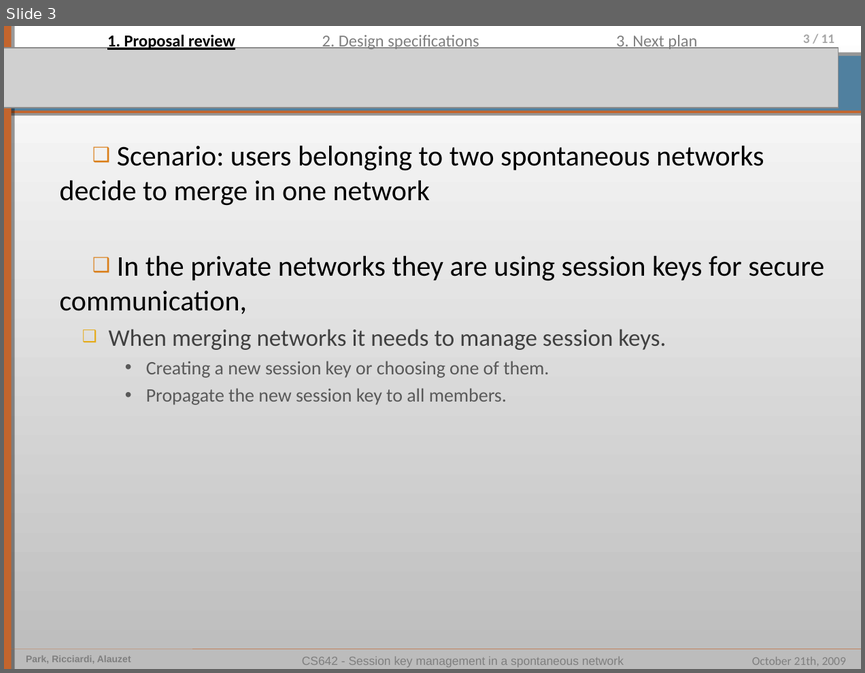
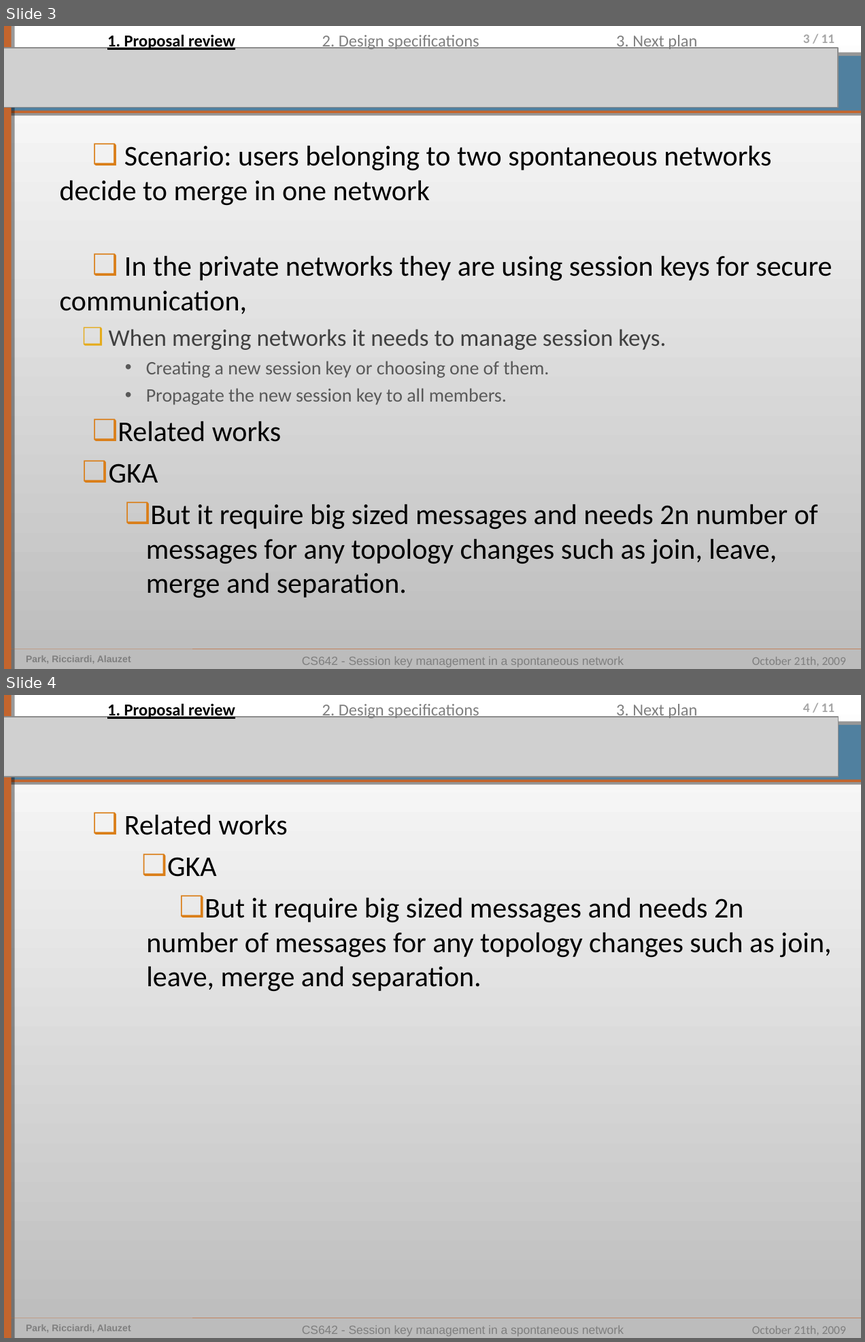
Before and after one commit to pierrealauzet/skemasnet, a slide deck: 2_design/CS642_Skemasnet_design_addendum.ppt. Shown one above the other, each under a label of ours: slide 3 before the commit, slides 3 and 4 after it. The pictures are 865x673 and 865x1342 pixels, drawn with LibreOffice and Linux fonts; fonts in the diff are those of the drawing; grey boxes stand for pictures. Boxes give left, top, right and bottom in pixels: in the first picture for what was removed or moved away, otherwise in the second. Text is boxed around its words. In the diff, an @@ line names an element or a change of style, - is before the commit and + after.

```diff
--- a/2_design/CS642_Skemasnet_design_addendum.ppt
+++ b/2_design/CS642_Skemasnet_design_addendum.ppt
@@ slide 4 added at bbox=[4, 695, 861, 1338], background gradient #BCBCBC to #FFFFFF; not listed: 9 template elements that a slide beside it also shows @@
@@ text added at bbox=[107, 702, 235, 720], 14 pt, text #000000, bold, underline @@
+1. Proposal review
@@ text added at bbox=[322, 704, 479, 720], 14 pt, text #7F7F7F @@
+2. Design specifications
@@ text added at bbox=[616, 704, 697, 720], 14 pt, text #7F7F7F @@
+3. Next plan
@@ picture added at bbox=[4, 717, 838, 777] @@
@@ text added at bbox=[124, 815, 831, 991], 24 pt, text #000000 @@
+❑ Related works
+  ❑ GKA
+    ❑ But it require big sized messages and needs 2n number of messages for any topology changes such as join, leave, merge and separation.
@@ slide 3 changed as well @@
@@ text at bbox=[109, 421, 818, 597]: paragraphs added @@
+❑ Related works
+  ❑ GKA
+    ❑ But it require big sized messages and needs 2n number of messages for any topology changes such as join, leave, merge and separation.
```
Also in this commit, not shown: 2 other files.
